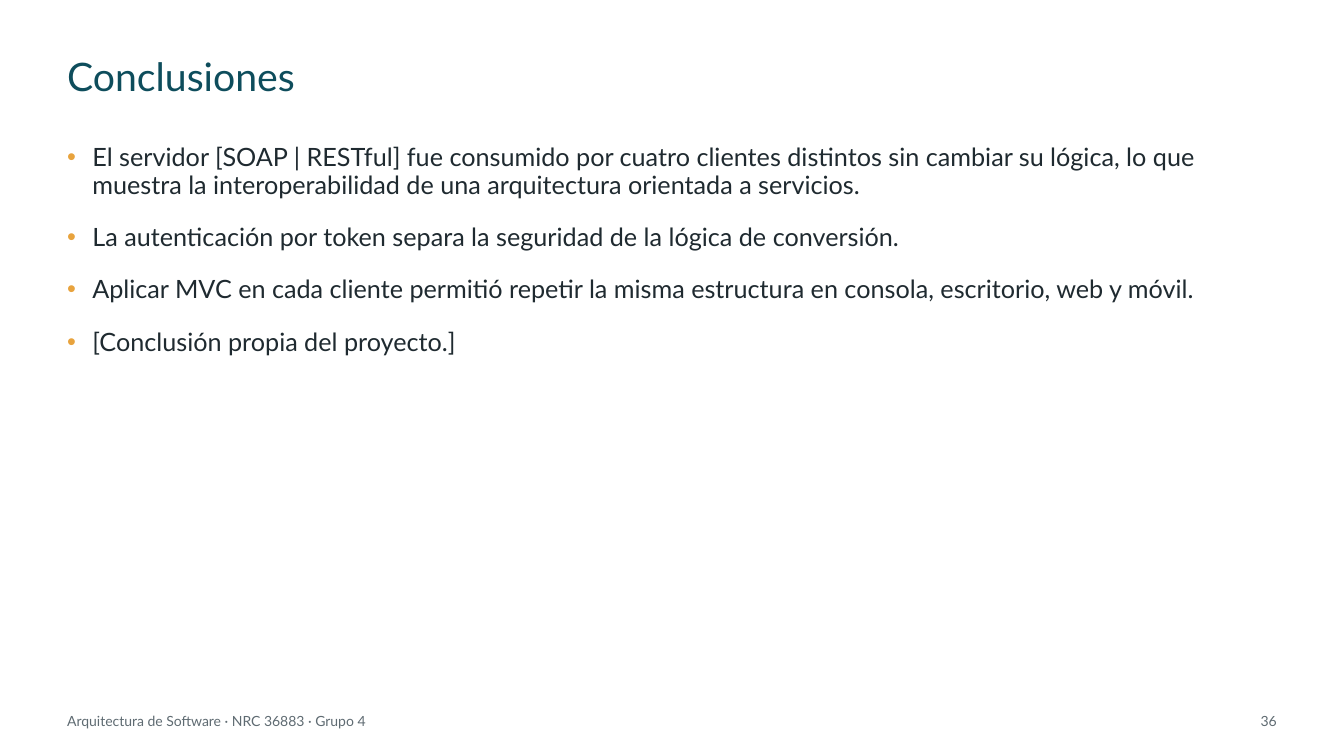
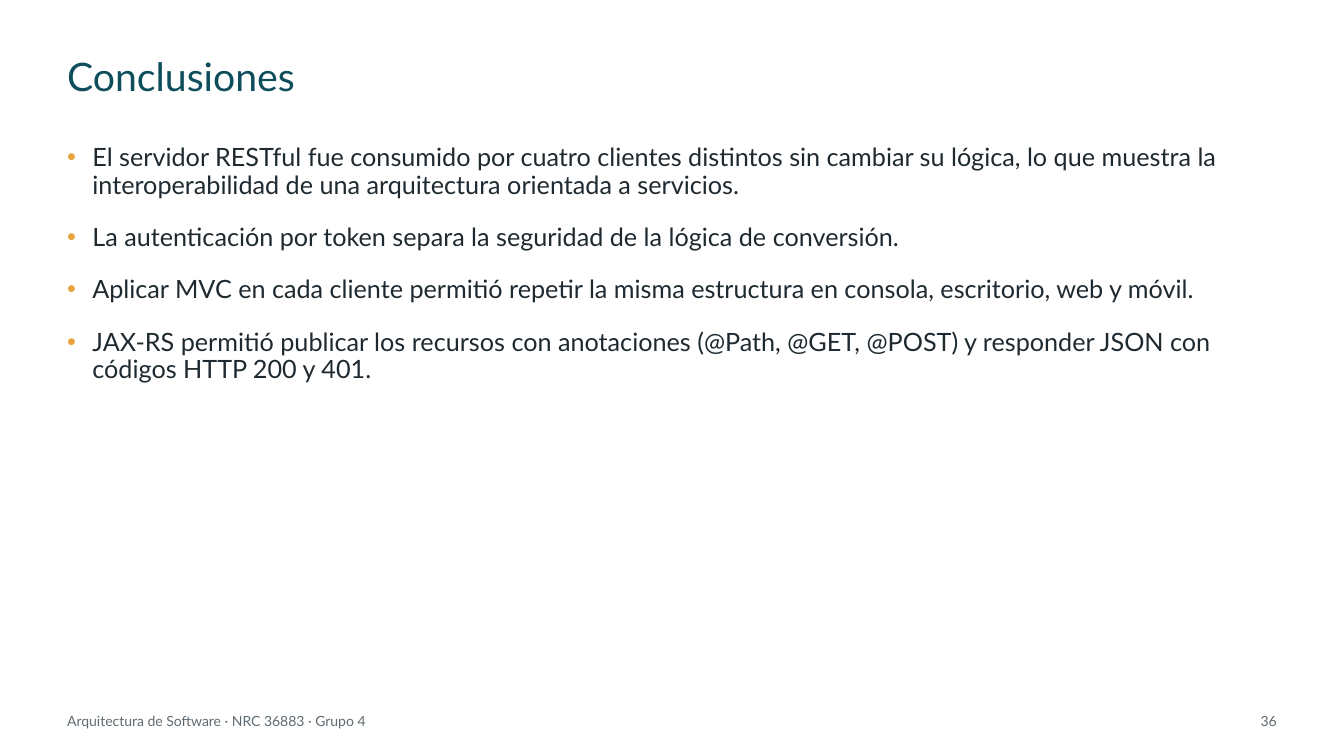
Before and after one commit to IMarcusDev/TI.1.3.-PAO202651_RESTFUL_JAVA_SINBDD_NRC_36883_GR04, a slide deck: slide 36 of 05. DOCUMENTACION/PRESENTACION TI.1.3. RESTFUL sin BDD en JAVA GR4.pptx. Drawn at 1344x756 pixels with LibreOffice and Linux fonts; fonts in the diff are those of the drawing. Boxes give left, top, right and bottom in pixels: in the first picture for what was removed or moved away, otherwise in the second. Text is boxed around its words. In the diff, an @@ line names an element or a change of style, - is before the commit and + after.

```diff
--- a/05. DOCUMENTACION/PRESENTACION TI.1.3. RESTFUL sin BDD en JAVA GR4.pptx
+++ b/05. DOCUMENTACION/PRESENTACION TI.1.3. RESTFUL sin BDD en JAVA GR4.pptx
@@ text at [92, 147, 1216, 198]: text changed @@
-• El servidor [SOAP | RESTful] fue consumido por cuatro clientes distintos sin cambiar su lógica, lo que muestra la interoperabilidad de una arquitectura orientada a servicios.
+• El servidor RESTful fue consumido por cuatro clientes distintos sin cambiar su lógica, lo que muestra la interoperabilidad de una arquitectura orientada a servicios.
@@ text at [92, 331, 1210, 383]: text changed @@
-• [Conclusión propia del proyecto.]
+• JAX-RS permitió publicar los recursos con anotaciones (@Path, @GET, @POST) y responder JSON con códigos HTTP 200 y 401.
```
Also in this commit, not shown: 27 other slides changed.
